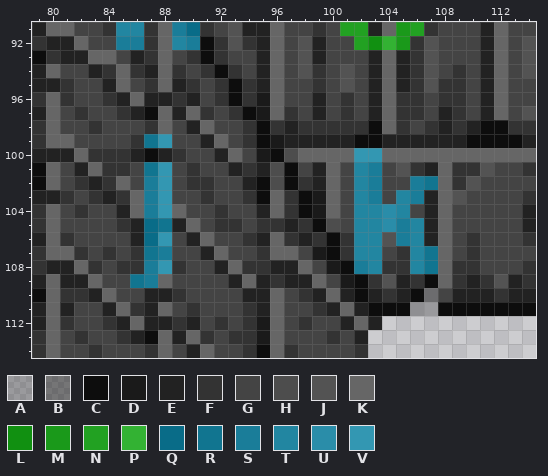
Edited in one commit: pixel-art file (ref/roof.ase). Above, as it was before the edit.
256x256 pixels, 1 frame. Colours within 5 levels of each other are drawn and written as one. Shown: x 79..114, y 91..114. The commit also changed other parts of the picture, which this record leaves out.
Visible layers, top first: "labels", "fg".
Palette (. is transparent): A #0000003f  B #0000006e  C #0d0d0d  D #1a1a1a  E #222222  F #333333  G #444444  H #4d4d4d  J #535353  K #666666  L #119011  M #1a991a  N #22a122  P #33b233  Q #096c88  R #117590  S #1a7d99  T #2286a1  U #2a8da9  V #3397b2
Pixels before, first column x 79:
 91 EKKGGFTTFKSQFGJEEKGGFGNNEKMNFGGGEKGG
 92 FEEKGGSSFKTSCFJFEKGJEGGNLPMFJGGGEKGJ
 93 CFEEKKGEFKGFCFGGEKGJEGGGEKEFJGGGEKGJ
 94 EKGGEFKFEKFGFCFGEKGJFGJGEKEFJGFGEKGJ
 95 EEFGGEKGFKEFGFCFEKGGFGJGEKEFJFFGEKGG
 96 FKFGGFEKEEFEGFCFDKGGEGFGEKFFGFFGEKGG
 97 EKGFGGFECKEKFGFCDKFGEGFGEKFFGEFGEKGJ
 98 FKGGFGGGFKGEKGGFCFEFFFFFCKFGFEFECCFF
 99 FKKGGGGFRVGGEKGFCDEEEEECCEEEEEECCCCE
100 EEEKFFFECEFGGEKGDCHKKKKVVKKKKKKKKKKK
101 CKGEKFFGRVGFGGEFEHCGEKGTSGJFEKFFJGGF
102 CKGFEFKGSVGFFGGECHCFEKGTSGGSRKFJGGGG
103 EEFGFEFKSVGGFGGFCKFCDKGTSGTSEKJGGGGF
104 FKGFGGEKSVKGGFGGEKFCDKGTTUTGEKGGGGGE
105 FKGGGGFEQREKGFFGFFEFCHGTTUSTEKGGGGGE
106 EKFGGGGEQVGEKGGFEKFEFCFTTJSTEKGFGGGF
107 FKKFGFGFRSGGEKGGFKKGDCFTTGFTRKGFGGGG
108 FEEKFGFFSVFGGEKFFEEKGDCSTFFTRKFFGGGF
109 EKEEKGGRSKGGGGEKEFEEKGDCFJEFCKFEFJEF
110 CKFFEKGGEEFGGGGEEKGFEKECEFECBGEEEFEE
111 EKEGGEKFEKGFGGGFEKGGFEKECCCAACCCCCCC
112 EKFGGFEKEEFEGFGFDKGFGGEKE...........
113 FKGFGGFECKEKFGFFDKGGGFGE............
114 FKGGFGGGFKGEKGGFCKFGGGGF............
The same view after the edit:
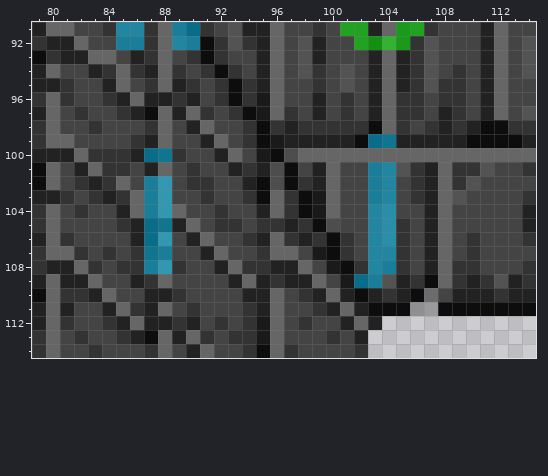
What changed:
Changed rows in their new state; - is an unchanged pixel.
Layer "labels":
first column x 86:
 99 -EK--------------QR---
100 -QR-------------KK----
101 -EK-------------G-T---
102 ----------------G-T-FE
103 ----------------G-TGF-
104 ----------------G--G--
105 ----------------G--FG-
106 ----------------G-UFG-
107 ----------------G-T-GE
108 ----------------F-S-GE
109 EF--------------QS----
Changed places in both pictures, as pixel boxes (x1, y1, x2, y2):
changed: (144, 134, 172, 176)
changed: (354, 134, 438, 288)
changed: (130, 274, 158, 288)
